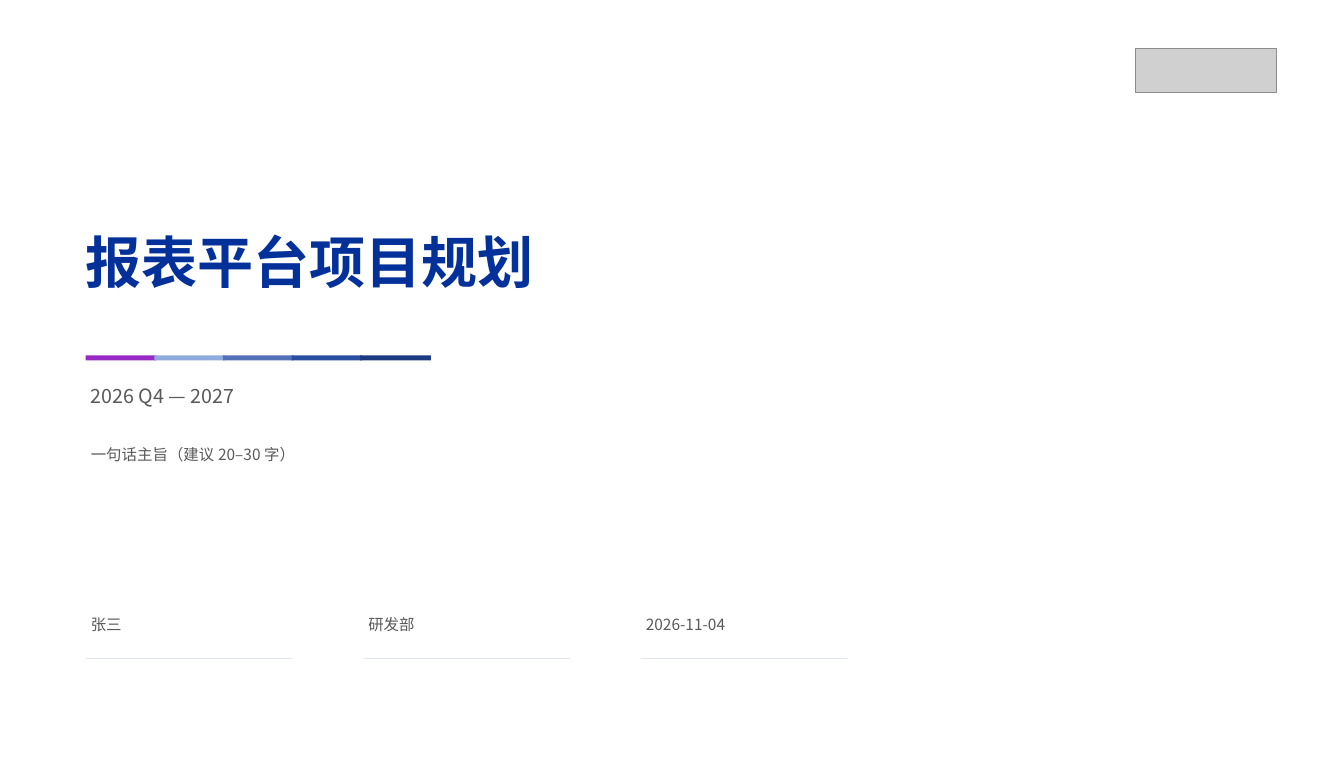
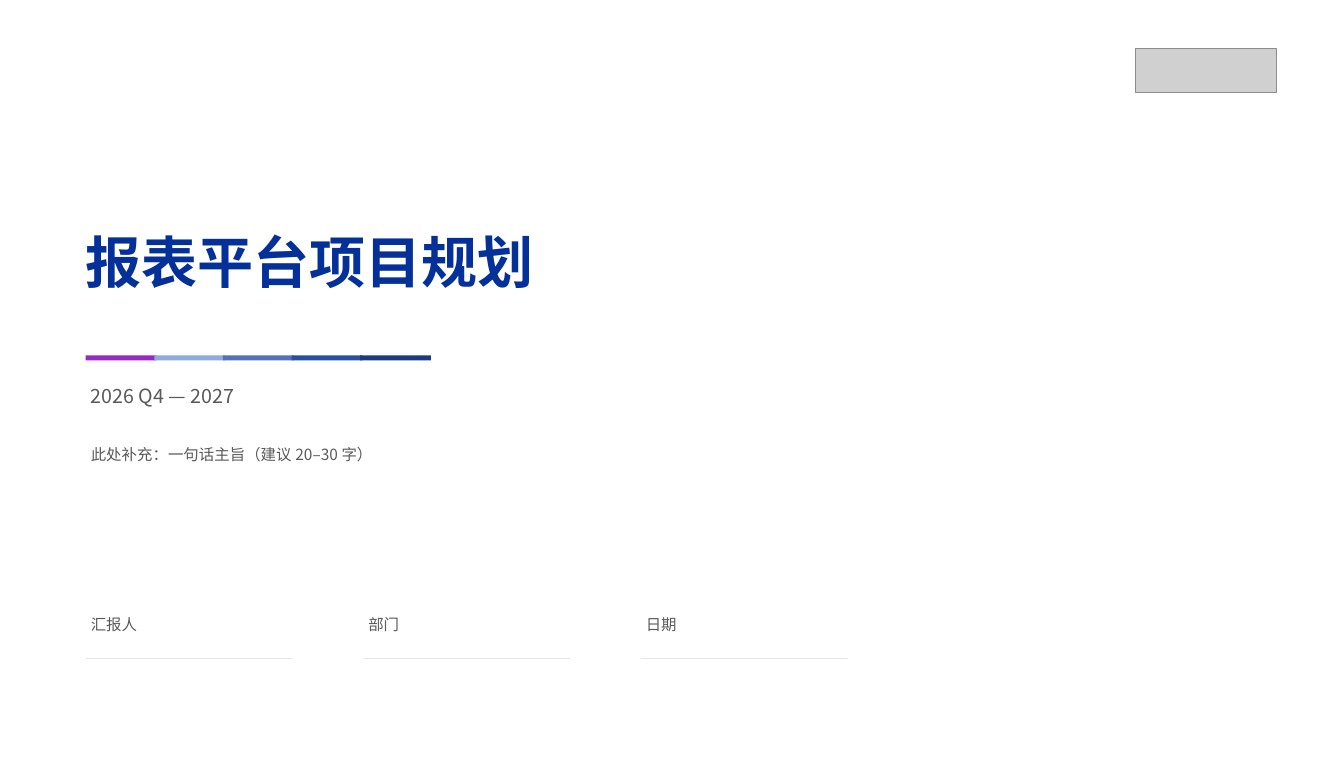
Before and after one commit to Cuiyansong/my-skills, a slide deck: slide 1 of jbf-ppt-skills/examples/sample.pptx. Drawn at 1344x757 pixels with LibreOffice and Linux fonts; fonts in the diff are those of the drawing; grey boxes stand for pictures; background and template pictures are left out. Boxes give left, top, right and bottom in pixels: in the first picture for what was removed or moved away, otherwise in the second. Text is boxed around its words. In the diff, an @@ line names an element or a change of style, - is before the commit and + after.

```diff
--- a/jbf-ppt-skills/examples/sample.pptx
+++ b/jbf-ppt-skills/examples/sample.pptx
@@ text at bbox=[91, 447, 373, 462]: text changed @@
-一句话主旨（建议 20–30 字）
+此处补充：一句话主旨（建议 20–30 字）
@@ text at bbox=[91, 617, 137, 631]: text changed @@
-张三
+汇报人
@@ text at bbox=[368, 617, 399, 631]: text changed @@
-研发部
+部门
@@ text at bbox=[646, 617, 677, 631]: text changed @@
-2026-11-04
+日期
```
Also in this commit, not shown: 7 other slides changed, 9 slides added, 8 other files.
